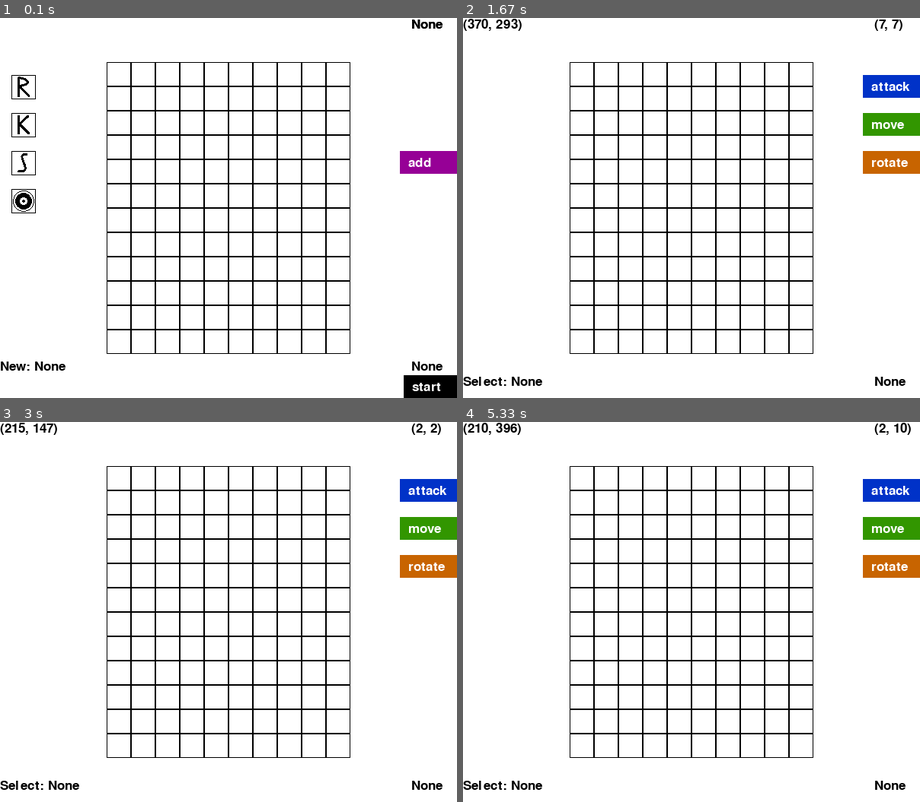
Above: before the commit, frames 1-4 (two rows, left to right).
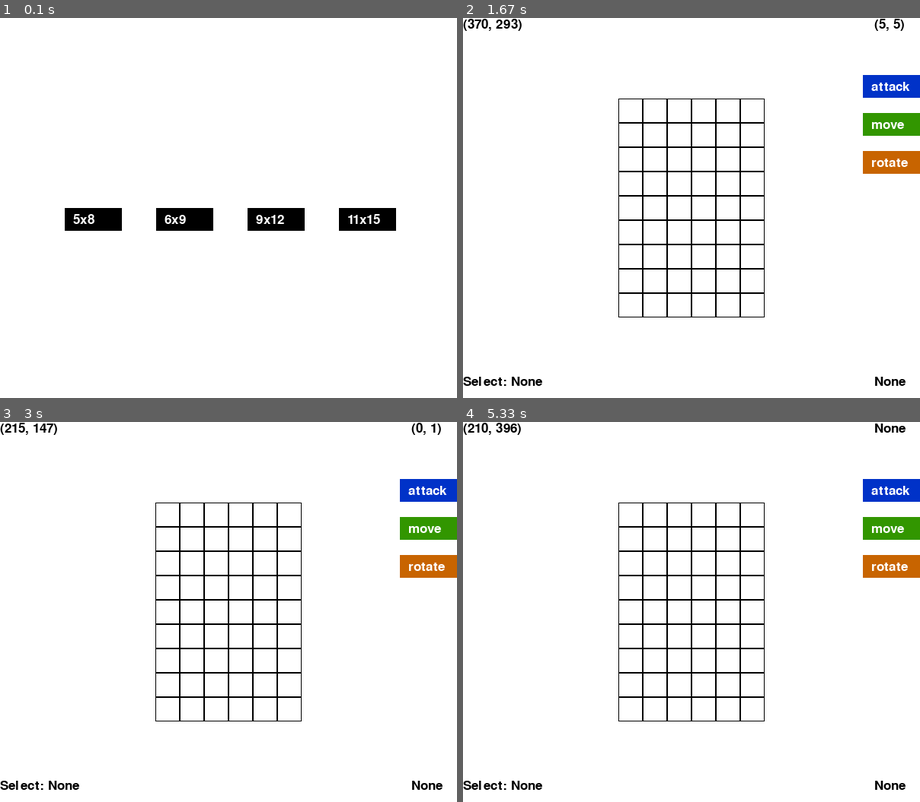
Above: after the commit, the same moments.

Repository: hornsbym/WarGame
Game: pygame game, started from Game.py
Same seed, same stepped clock (60 frames per second), same inputs: the game is played once before the commit and once after it.
Inputs (mouse positions are in pixels of both pictures, inside the frame that each line leads up to):
- Up to frame 1 (0.1 s): no input
- Up to frame 2 (1.67 s): click (673, 223) at 0.38 s; click (691, 234) at 0.73 s; click "start" at 1.07 s; click (746, 242) at 1.4 s
- Up to frame 3 (3 s): click (237, 482) at 1.73 s; click (205, 710) at 2.07 s; click (214, 547) at 2.4 s; click (164, 532) at 2.73 s
- Up to frame 4 (5.33 s): click (810, 577) at 3.07 s; click (833, 604) at 3.4 s; click (787, 543) at 3.73 s; click (558, 539) at 4.07 s; click (709, 596) at 4.4 s; click (558, 589) at 4.73 s; click (622, 722) at 5.07 s

The runs differ from the first frame. In frame 1, 9.7% of the frame differs, in the area x 0-100%, y 0-100%; in frame 2, 5.0%; in frame 3, 4.9%; in frame 4, 5.0%.

Commit message:
Implemented changeable board sizes. Also now allows for pieces to rotate in place by clicking on them.

Diff:
--- a/Board.py
+++ b/Board.py
@@ -54,6 +54,7 @@
         for x in range(len(self.squares)):
             for y in range(len(self.squares[x])):
                 if self.squares[x][y].isClicked(coords) == True:
+                    print(self.squares[x][y].getX(), self.squares[x][y].getY())
                     return (self.squares[x][y].getX(), self.squares[x][y].getY())
 
     def getSquareValue(self, tup):
@@ -77,7 +78,6 @@
         """Accepts a tuple of coordinates in form (x,y).
            Returns True if the coordinates fall within the board's active area.
            Returns False if not."""
-
         xRange = self.centerCoords[0]+(self.width*32//2)
         yRange = self.centerCoords[1]+(self.height*32//2)
 
@@ -107,8 +107,9 @@
 
         # Attacks up or down
         if orientation == (1,1) or orientation == (-1,-1):
+            if attackerRange + troopCoords[1] > self.height-1:    # Prevents attacking beyond bottom
+                attackerRange = (self.height-1) - troopCoords[1]  # of board.
             for y in range(attackerY,attackerY+orientation[1]*(attackerRange+1),orientation[1]):
-                print('attacking y:',y)
                 if y != attackerY:
                     if self.squares[attackerX][y].getTroop() != None:
                         self.squares[attackerX][y].getTroop().takeDamage(attackerStrength)
@@ -116,8 +117,9 @@
 
         # Attacks left or right
         if orientation == (-1,1) or orientation == (1,-1):
+            if attackerRange + troopCoords[0] > self.width-1:    # Prevents attacking beyond right
+                attackerRange = (self.width-1) - troopCoords[0]  # side of board.
             for x in range(attackerX,attackerX+orientation[0]*(attackerRange+1),orientation[0]):
-                print("attacking x:", x)
                 if x != attackerX:
                     if self.squares[x][attackerY].getTroop() != None:
                         self.squares[x][attackerY].getTroop().takeDamage(attackerStrength)
@@ -177,6 +179,11 @@
         selectedTroop = troop
         square = tup
         currentSquare = self.findTroopSquare(selectedTroop)
+        currentOrientation = selectedTroop.getOrientation()
+
+        # Rotation in place; clicking the troop's own square.
+        if square[1] == currentSquare.getY() and square[0] == currentSquare.getX():
+                selectedTroop.setOrientation((( currentOrientation[0]**2) * currentOrientation[1] , -1 * (currentOrientation[1]**2) * currentOrientation[0] ))
 
         # Y rotation here
         if square[0] == currentSquare.getX():
@@ -185,6 +192,7 @@
             if square[1] < currentSquare.getY():
                 selectedTroop.setOrientation((-1,-1))
 
+
         # X rotation here
         if square[1] == currentSquare.getY():
             if square[0] > currentSquare.getX():
--- a/Game.py
+++ b/Game.py
@@ -15,8 +15,6 @@
 display = pg.display.set_mode((displayWidth,displayHeight))
 display.fill((255,255,255))
 
-
-
 def displayText(string, tup=(0,0)):
     """Accepts a string and a tuple of x and y coordinates.
        X coordinate should be the first value in the tuple.
@@ -25,8 +23,16 @@
     text = font.render(string, True, (0,0,0))
     display.blit(text, tup)
 
+
+
 def setupStage():
     """Determines dimensions of the game board, and eventually the player's army."""
+
+    fiveByEight     = CommandButton("5x8",(displayWidth*.2-35, displayHeight//2), (0,0,0))
+    sixByNine       = CommandButton("6x9",(displayWidth*.4-35, displayHeight//2), (0,0,0))
+    nineByTwelve    = CommandButton("9x12",(displayWidth*.6-35, displayHeight//2), (0,0,0))
+    elevenByFifteen = CommandButton("11x15",(displayWidth*.8-35, displayHeight//2), (0,0,0))
+
     loop = True
     while (loop == True):
         # Gets all the events from the game window. A.k.a., do stuff here.
@@ -35,15 +41,32 @@
                 pg.quit()
                 quit()
 
+            if event.type == pg.MOUSEBUTTONDOWN:
+                coords = pg.mouse.get_pos()
+
+                # Creates a new board in the middle of the screen.
+                if fiveByEight.isClicked(coords) == True:
+                    return Board(5,7,(displayWidth//2,displayHeight//2))
+                if sixByNine.isClicked(coords) == True:
+                    return Board(6,9,(displayWidth//2,displayHeight//2))
+                if nineByTwelve.isClicked(coords) == True:
+                    return Board(9,12,(displayWidth//2,displayHeight//2))
+                if elevenByFifteen.isClicked(coords) == True:
+                    return Board(11,15,(displayWidth//2,displayHeight//2))
+
+        fiveByEight.showButton(display)
+        sixByNine.showButton(display)
+        nineByTwelve.showButton(display)
+        elevenByFifteen.showButton(display)
+
         pg.display.update()
         clock.tick(60)
 
-def placementStage():
+def placementStage(board):
     """Executes the placement stage of the game"""
     # Creates a new board in the middle of the screen.
-    b = Board(10,12,(displayWidth//2,displayHeight//2))
-
-    loop = True
+    # b = Board(9,12,(displayWidth//2,displayHeight//2))
+    b = board
 
     startButton = CommandButton("start",(displayWidth-70, displayHeight-30), (0,0,0))
     addButton = CommandButton("add", (displayWidth-75, 175), (150,0,150))
@@ -57,6 +80,7 @@
     command  = None
     square   = None
 
+    loop = True
     while (loop == True):
         # Gets all the events from the game window. A.k.a., do stuff here.
         for event in pg.event.get():
@@ -66,7 +90,6 @@
 
             if event.type == pg.MOUSEBUTTONDOWN:
                 coords = pg.mouse.get_pos()
-                print(b.isClicked(coords))
                 if startButton.isClicked(coords) == True:
                     loop = False
                 if b.isClicked(coords) == True:
@@ -114,7 +137,7 @@
 
 
         pg.display.update()
-        clock.tick(60)
+        clock.tick(20)
 
     return b
 
@@ -166,6 +189,8 @@
 
 
             ### GAME LOGIC ###
+
+
         if square != None:
             if b.getSquareValue(square) != None:
                 selectedTroop = b.getSquareValue(square)
@@ -200,9 +225,10 @@
         displayText(str(command), (displayWidth*.9,displayHeight-30))
 
         pg.display.update()
-        clock.tick(60)
-
-startingBoard = placementStage()
+        clock.tick(20)
+
+emptyBoard = setupStage()
+startingBoard = placementStage(emptyBoard)
 battleStage(startingBoard)
 pg.quit()
 quit()
